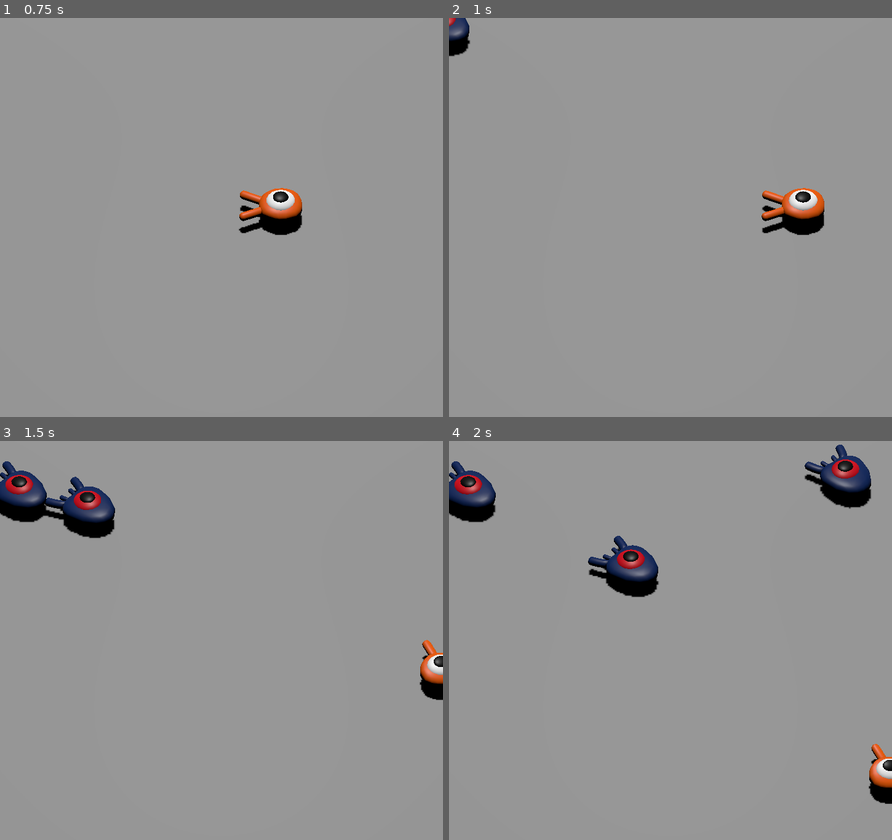
Above: before the commit, frames 1-4 (two rows, left to right).
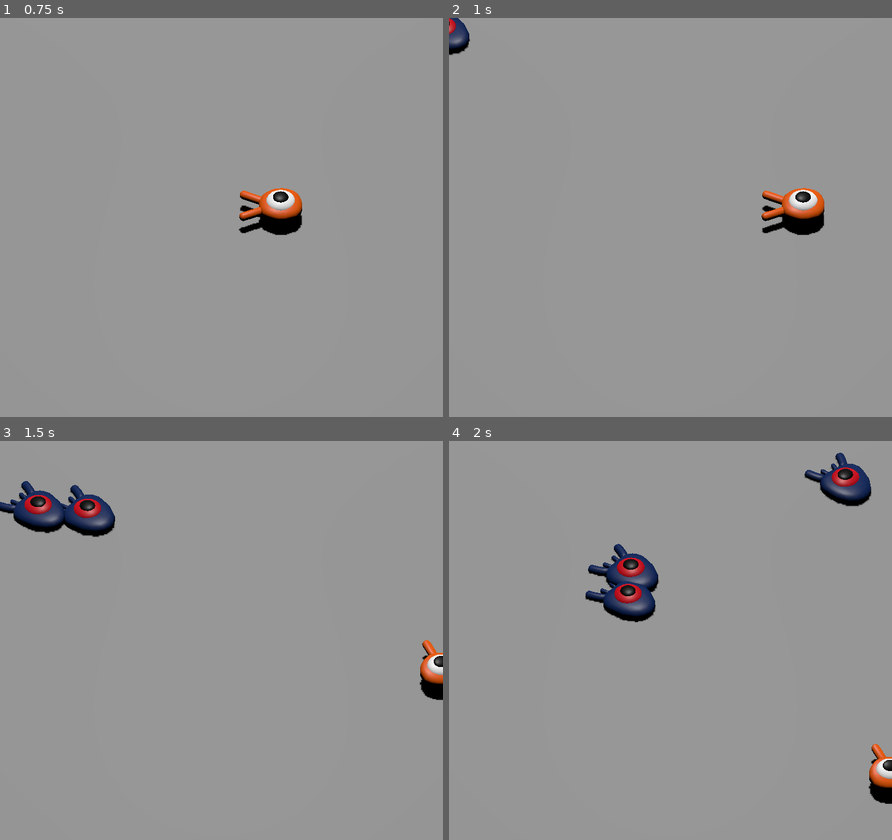
Above: after the commit, the same moments.

Repository: osamahussein2/Godot-3D-Practice
Game: Godot game, scene res://Main.tscn
The game is run twice, just before and just after one commit, with the same random seed, the same clock (stepped at 60 frames per second) and the same inputs.
Inputs:
- Up to frame 1 (0.75 s): tap Enter at 0.5 s; hold Right (MoveRight) from 0.53 s (still down); tap Space (Jump) at 0.6 s
- Up to frame 2 (1 s): keep holding Right (MoveRight); tap Space (Jump) at 0.77 s
- Up to frame 3 (1.5 s): tap Space (Jump) at 1.07, 1.35 s; release Right (MoveRight) at 1.28 s; hold Down (MoveBack) from 1.28 s (still down)
- Up to frame 4 (2 s): keep holding Down (MoveBack); tap Space (Jump) at 1.52, 1.82 s

Frame 1 is identical in both runs. In frame 2, 0.3% of the frame differs, in the area x 0-5%, y 0-10%; in frame 3, 2.6%; in frame 4, 4.4%, in the area x 0-96%, y 0-46%.

Commit message:
I implemented the jumping and squashing mechanics for the player to kill the mob!

Diff:
--- a/Main.tscn
+++ b/Main.tscn
@@ -29,6 +29,8 @@
 
 [node name="Ground" type="StaticBody3D" parent="."]
 transform = Transform3D(1, 0, 0, 0, 1, 0, 0, 0, 1, 0, -1, 0)
+collision_layer = 4
+collision_mask = 0
 
 [node name="CollisionShape3D" type="CollisionShape3D" parent="Ground"]
 shape = SubResource("BoxShape3D_4jo44")
--- a/Mob Scene.tscn
+++ b/Mob Scene.tscn
@@ -6,7 +6,9 @@
 [sub_resource type="BoxShape3D" id="BoxShape3D_kfxat"]
 size = Vector3(1.65704, 1.35657, 2.13232)
 
-[node name="Mob" type="CharacterBody3D"]
+[node name="Mob" type="CharacterBody3D" groups=["Mob"]]
+collision_layer = 2
+collision_mask = 0
 script = ExtResource("1_6f8el")
 
 [node name="Pivot" type="Node3D" parent="."]
--- a/Mob.gd
+++ b/Mob.gd
@@ -1,4 +1,7 @@
 extends CharacterBody3D
+
+# Emitted when the player jumps on the mob
+signal squashed
 
 # Minimum speed of the mob
 @export var minimumMobSpeed = 10
@@ -34,3 +37,9 @@
 
 	# Delete the instance of the mobs whenever they left the screen
 	queue_free()
+
+func MobSquashed():
+
+	# Emit the squashed signal and destroy the mob
+	squashed.emit()
+	queue_free()
--- a/Player Scene.tscn
+++ b/Player Scene.tscn
@@ -7,6 +7,7 @@
 radius = 0.801216
 
 [node name="Player" type="CharacterBody3D"]
+collision_mask = 6
 script = ExtResource("1_bkx45")
 
 [node name="Pivot" type="Node3D" parent="."]
--- a/Player.gd
+++ b/Player.gd
@@ -6,6 +6,12 @@
 
 # The downward acceleration when the player is in the air, falling down
 @export var fallAcceleration = 75
+
+# Verical impulse applied to the character upon jumping
+@export var jumpImpulse = 20
+
+# Verical impulse applied to the character upon bouncing on another mob enemy
+@export var bounceImpulse = 16
 
 # Combines the player speed with the player's direction of movement
 # Needs to be a proeprty so that we can reuse this inside of __process function and reuse this acroos multiple frames
@@ -47,4 +53,37 @@
 
 	# Moving the character
 	velocity = targetVelocity
+
+	# Jumping mechanic
+	if is_on_floor() and Input.is_action_just_pressed("Jump"):
+		targetVelocity.y = jumpImpulse
+
+	# Loop through all the collisions occurred this frame
+	for index in range(get_slide_collision_count()):
+
+		# Get the collision with the player
+		var collision = get_slide_collision(index)
+
+		# If the collision is with the ground, continue iterating
+		if collision.get_collider() == null:
+			continue
+
+		# If the player collides with the Mob group
+		if collision.get_collider().is_in_group("Mob"):
+
+			# Get the collider of the Mob node
+			var mob = collision.get_collider()
+
+			# Check if the player is hitting the mob from above
+			if Vector3.UP.dot(collision.get_normal()) > 0.1:
+
+				# If true, then squash the mob
+				mob.MobSquashed()
+
+				# Bounce the player around the screen
+				targetVelocity.y = bounceImpulse
+
+				# Prevent any duplicate calls to this loop
+				break
+
 	move_and_slide() # Helps with smooth movement with our character
--- a/project.godot
+++ b/project.godot
@@ -59,3 +59,9 @@
 , Object(InputEventJoypadButton,"resource_local_to_scene":false,"resource_name":"","device":-1,"button_index":0,"pressure":0.0,"pressed":false,"script":null)
 ]
 }
+
+[layer_names]
+
+3d_physics/layer_1="Player"
+3d_physics/layer_2="Enemies"
+3d_physics/layer_3="World"
